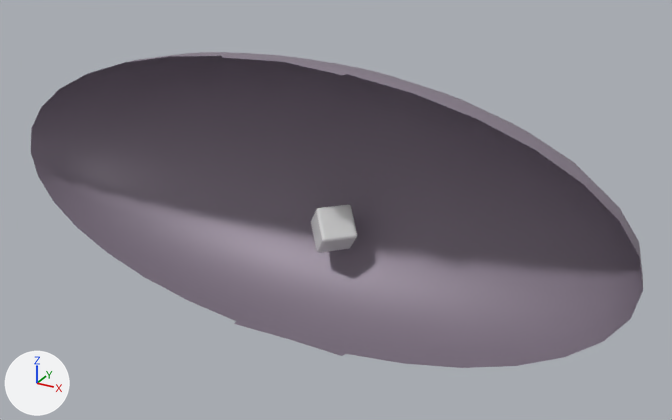
One commit to the Blender file _source_assets/project-tiles/tile-1.blend: the scene before it, then after it.
One viewpoint serves both versions: a 50 mm camera at (18.8, -30.5, 17.9) aimed at (0.7, 2.3, 1.5). Arrows for +X, +Y and +Z are at lower left; the lights stay in place.

Names of what the first picture shows: 'Background', 'Cube'.
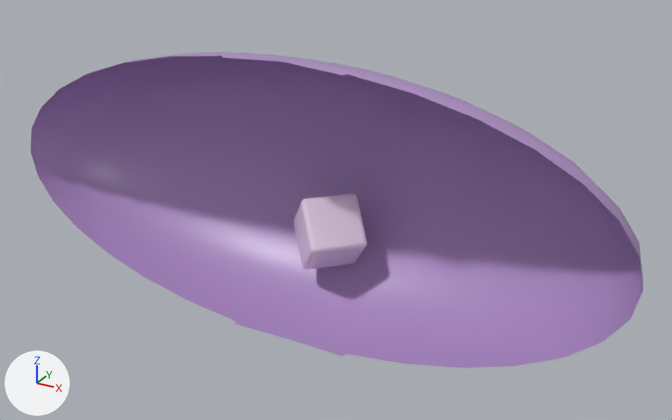
Commit message: Project tile scenes

Location of each change, [x1, y1, x2, y2] in pixels of the pictures (672 x 420 px):
'Background', recoloured, surface changed (grey to purple): [31, 52, 643, 368] in both
'Cube', reshaped, moved, rescaled (57% wider, 59% taller): before [311, 204, 357, 252]; after [294, 193, 367, 270]
part 1 of me_cube_001, built on: before [311, 204, 357, 252]; after [294, 193, 367, 270]

Edits to the bpy script that builds the scene:
```text
Change mat_background:
    mat_background.base_color: (0.264, 0.219, 0.28) -> (0.44, 0.279, 0.587)  # grey #8c8190 -> purple #b190c9
    mat_background.roughness: 0.51 -> 0.365
Change me_cube_001:
    used by ob_cube; location = (0.0, 0.0, 0.0)
    remove me_cube_001.from_pydata(...)  # 8 vertices, 6 faces; spans x -1.41..1.41, y 2.05..4.86, z -1.17..1.17
    add me_cube_001.from_pydata(...)  # 488 vertices, 486 faces; spans x -1.59..1.59, y -1.59..1.59, z -1.35..1.35
    me_cube_001 part 1: 8 vertices removed from x -1.41..1.41, y 2.05..4.86, z -1.17..1.17; 488 vertices added at x -1.59..1.59, y -1.59..1.59, z -1.35..1.35
    me_cube_001 part 2: the surface is now shaded smooth
Change ob_cube:
    ob_cube.location: (0.0, 0.0, 0.0) -> (0.0, 3.06, 0.0)
    ob_cube.scale: (1.0, 1.0, 1.0) -> (1.3, 1.3, 1.3)
```
